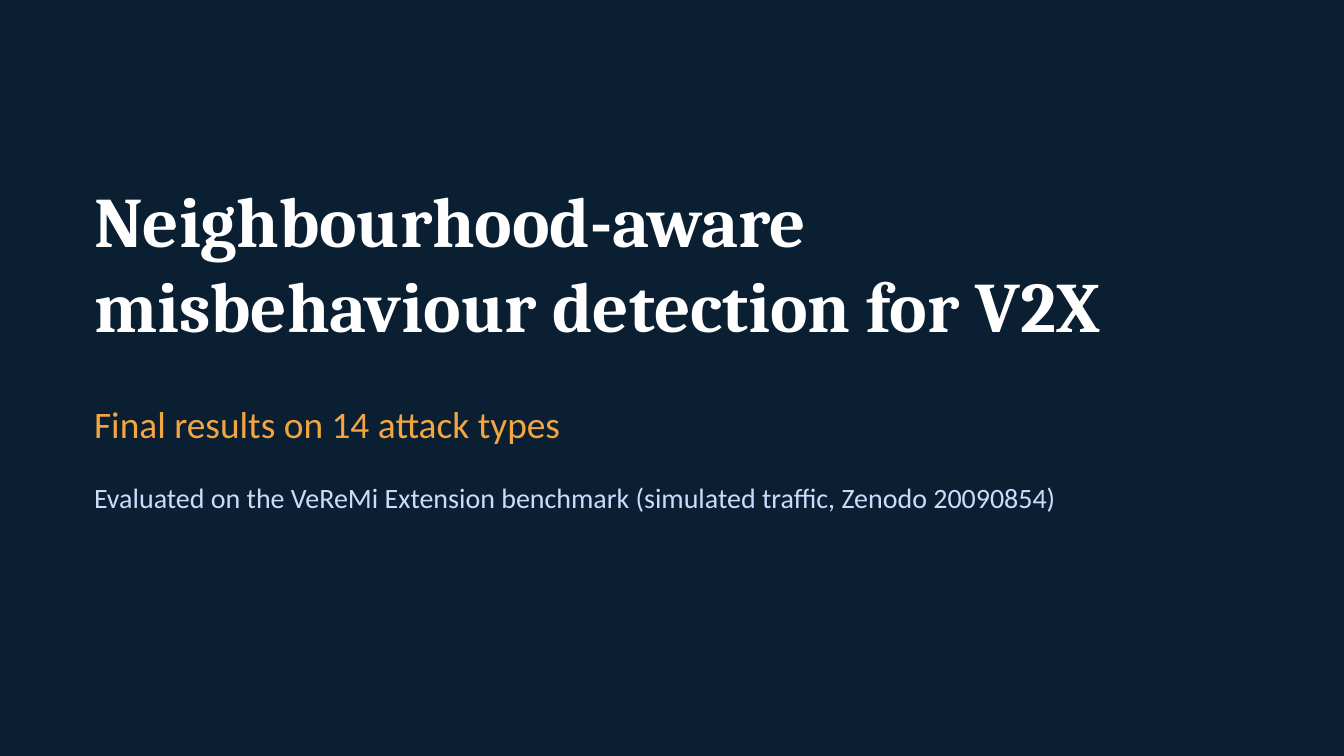
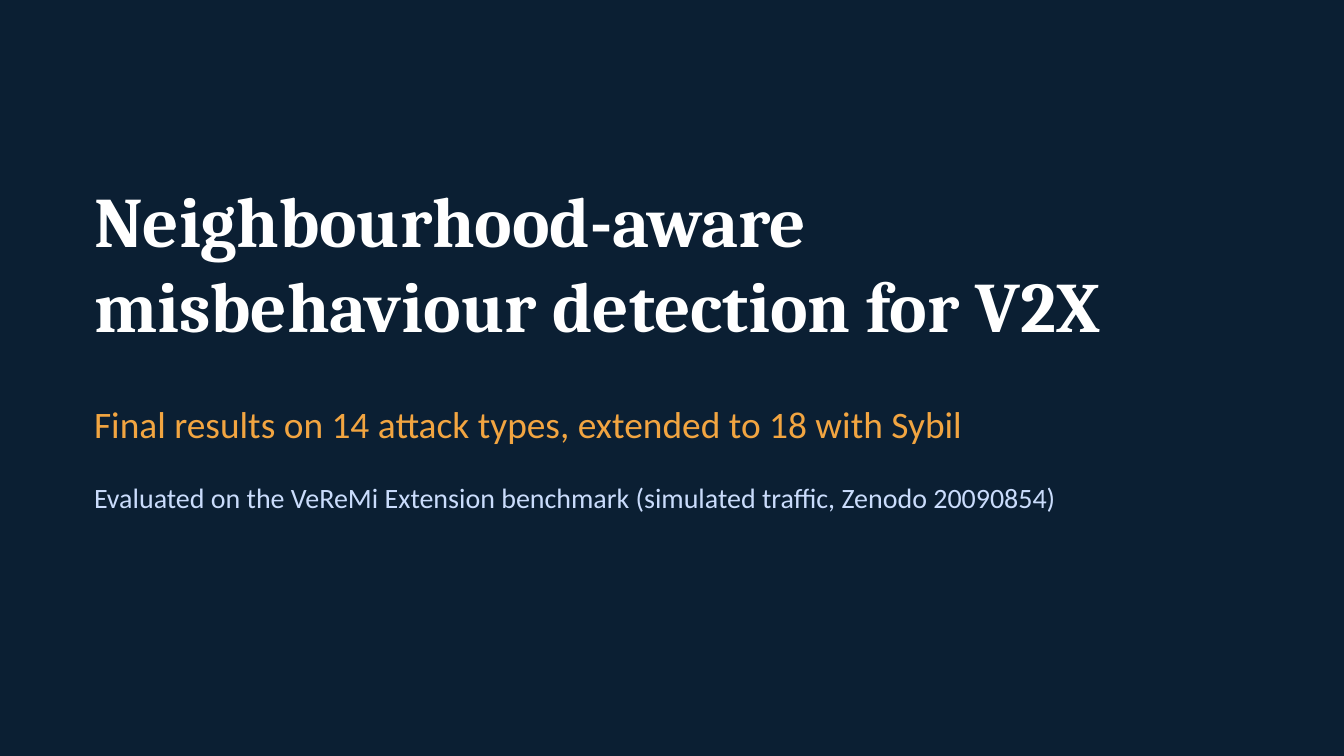
Before and after one commit to ShlokNambiar/Major-Project-, a slide deck: slide 1 of presentation/progress_update.pptx. Drawn at 1344x756 pixels with LibreOffice and Linux fonts; fonts in the diff are those of the drawing. Boxes give left, top, right and bottom in pixels: in the first picture for what was removed or moved away, otherwise in the second. Text is boxed around its words. In the diff, an @@ line names an element or a change of style, - is before the commit and + after.

```diff
--- a/presentation/progress_update.pptx
+++ b/presentation/progress_update.pptx
@@ text at (x1=94, y1=412, x2=961, y2=444): text changed @@
-Final results on 14 attack types
+Final results on 14 attack types, extended to 18 with Sybil
```
Also in this commit, not shown: 2 other slides changed, 1 slide added, 37 other files.
